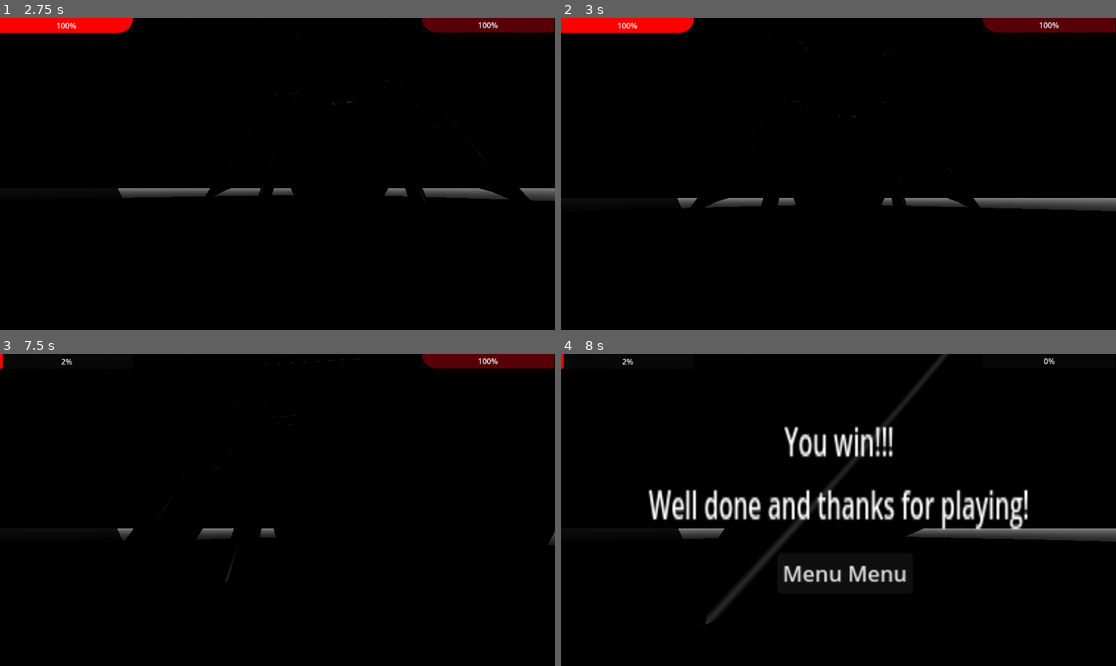
Above: before the commit, frames 1-4 (two rows, left to right).
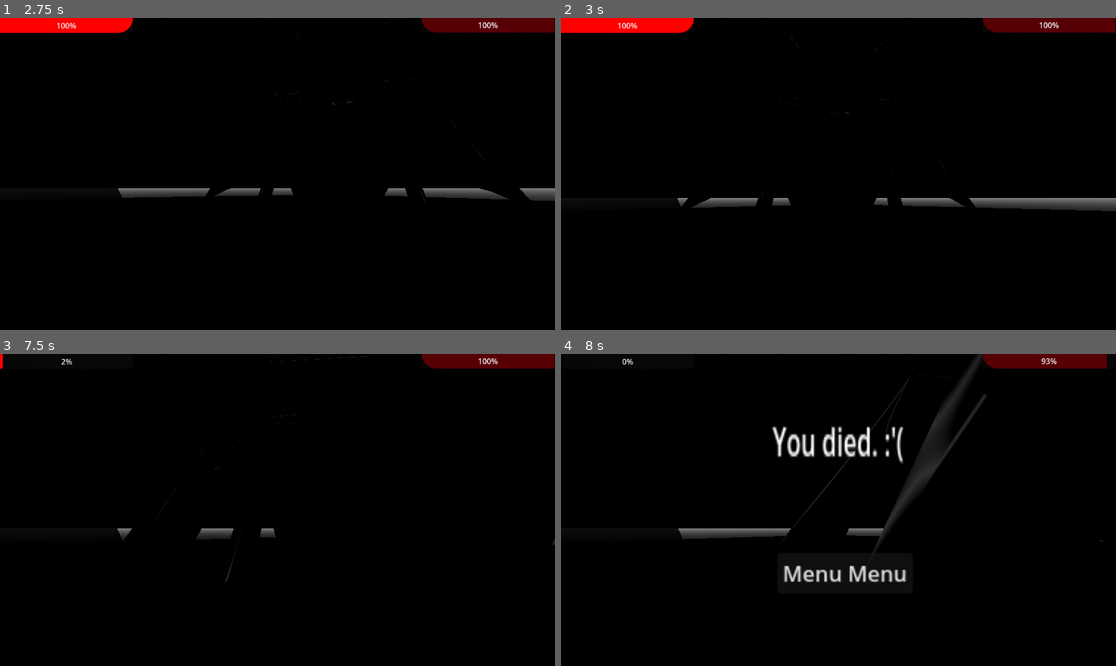
Above: after the commit, the same moments.

Repository: ruapotato/eyelander
Game: Godot game, scene res://main_menu.tscn
Two runs of this game, one before a commit and one after it. Both use one fixed random seed, a clock stepped at 60 frames per second and the inputs below. Sound files missing from this copy of the repository are replaced by a short silence.
Inputs (mouse positions are in pixels of both pictures, inside the frame that each line leads up to):
- Up to frame 1 (2.75 s): click "Play" at 0.5 s; move the mouse to (305, 174) at 1.27 s; hold W (forward) from 1.28 s (still down); right-click (305, 174) at 1.35 s; tap Space (jump) at 1.52, 2.27 s; move the mouse to (249, 174) at 2.02 s; right-click (249, 174) at 2.1 s
- Up to frame 2 (3 s): keep holding W (forward); move the mouse to (849, 167) at 2.77 s; hold Shift (sprint) from 2.78 s (still down)
- Up to frame 3 (7.5 s): right-click (288, 503) at 3.05 s; move the mouse to (271, 516) at 3.52 s; release Shift (sprint) at 3.53 s; click (271, 516) at 3.6 s; tap Space (jump) at 3.77, 4.52, 5.27, 6.77 s; right-click (271, 516) at 3.8 s; move the mouse to (316, 513) at 4.27 s; right-click (316, 513) at 4.35 s; move the mouse to (233, 506) at 5.02 s; right-click (233, 506) at 5.1 s; move the mouse to (283, 510) at 5.77 s; hold Shift (sprint) 5.78-6.53 s; right-click (283, 510) at 6.05 s; move the mouse to (255, 503) at 6.52 s; release W (forward) at 6.53 s; hold D (right) 6.53-7.28 s; click (255, 503) at 6.6 s; right-click (255, 503) at 6.8 s; move the mouse to (305, 510) at 7.27 s; hold W (forward) from 7.28 s (still down); right-click (305, 510) at 7.35 s
- Up to frame 4 (8 s): keep holding W (forward); tap Space (jump) at 7.52 s

Frame 1 is identical in both runs. In frame 2, 0.4% of the frame differs, in the area x 21-76%, y 1-66%; in frame 3, 0.1%; in frame 4, 10%, in the area x 0-100%, y 0-87%.

Commit message:
Less debug output

Diff:
--- a/boss_1.gd
+++ b/boss_1.gd
@@ -24,8 +24,8 @@
 var slam_count_down = 0
 var knockback_strength = 25
 var slam_damage = 50
-#var start_life = 1000
-var start_life = 10
+var start_life = 1000
+#var start_life = 10
 var life = start_life
 var damage_todo = 0
 var knockback = Vector3(0,0,0)
@@ -41,7 +41,7 @@
 	#set_lock_rotation_enabled(true)
 
 func slam():
-	print("SLAM")
+	#print("SLAM")
 	slam_sound.play()
 	#Effect
 	slam_effect.find_child("slam_particles").emitting = true
@@ -62,14 +62,14 @@
 			var knockback_force
 			#player.set_deferred("velocity", player.velocity + knockback_force)
 			if hit.collider.name == "shild":
-				print("shild hit")
+				#print("shild hit")
 				knockback_force = knockback_direction  * (knockback_strength * .5)
 				knockback_force.y = 2
 				player.knockback = knockback_force
 				player.damage_todo = 5
 				hit.collider.find_child("hit").play()
 			elif hit.collider.name == "player":
-				print("player hit")
+				#print("player hit")
 				knockback_force = knockback_direction * knockback_strength
 				knockback_force.y = 2
 				player.knockback = knockback_force
@@ -124,7 +124,7 @@
 			if walk_sounds_timer >= walk_sound_every:
 				walk_sound()
 				walk_sounds_timer = 0
-				print("wlak sound")
+				#print("wlak sound")
 		if action != "walking":
 			new_speed.x = lerp(new_speed.x, 0.0, .2)
 			new_speed.z = lerp(new_speed.z, 0.0, .2)
--- a/boss_1_import.tscn
+++ b/boss_1_import.tscn
@@ -64,31 +64,31 @@
 [node name="boss_2" instance=ExtResource("1_ignb7")]
 
 [node name="Skeleton3D" parent="Armature" index="0"]
-bones/0/position = Vector3(1.11893, 14.0065, -9.13724)
+bones/0/position = Vector3(1.11893, 14.0158, -9.13724)
 bones/0/rotation = Quaternion(0.736164, -0.0295269, 0.0319947, 0.675401)
-bones/1/rotation = Quaternion(-0.248952, -0.171985, -0.741423, 0.598945)
+bones/1/rotation = Quaternion(-0.248668, -0.172158, -0.741575, 0.598826)
 bones/2/rotation = Quaternion(0.438268, 0.0668664, -0.295323, 0.846306)
-bones/3/rotation = Quaternion(-0.238451, 0.188591, 0.684894, 0.66219)
+bones/3/rotation = Quaternion(-0.238154, 0.188739, 0.685057, 0.662086)
 bones/4/rotation = Quaternion(0.438265, -0.0668649, 0.295321, 0.846309)
 bones/7/rotation = Quaternion(0.194838, -0.130096, 0.0755277, 0.969231)
 bones/8/rotation = Quaternion(0.198067, 0.123456, -0.0985119, 0.96738)
-bones/12/rotation = Quaternion(0.128215, -0.573575, -0.437234, 0.680734)
+bones/12/rotation = Quaternion(0.128669, -0.574307, -0.436988, 0.680189)
 bones/12/scale = Vector3(1.15439, 1.15439, 1.15439)
 bones/13/rotation = Quaternion(0.028987, 0.199629, -0.253802, 0.945988)
 bones/13/scale = Vector3(1.00013, 1.34351, 1.00679)
-bones/14/rotation = Quaternion(0.128217, 0.573575, 0.437234, 0.680734)
+bones/14/rotation = Quaternion(0.12867, 0.574306, 0.436988, 0.68019)
 bones/14/scale = Vector3(1.15439, 1.15439, 1.15439)
 bones/15/rotation = Quaternion(0.0289858, -0.199626, 0.253803, 0.945988)
 bones/15/scale = Vector3(1.00013, 1.34351, 1.00679)
-bones/16/rotation = Quaternion(-0.0396629, -0.538412, -0.619887, 0.569456)
+bones/16/rotation = Quaternion(-0.0393142, -0.538786, -0.619844, 0.569172)
 bones/16/scale = Vector3(1.28774, 1.28774, 1.28774)
 bones/17/rotation = Quaternion(0.077453, -0.0657471, -0.209374, 0.972543)
-bones/18/rotation = Quaternion(-0.0199615, 0.539432, 0.598572, 0.591884)
+bones/18/rotation = Quaternion(-0.0196431, 0.539749, 0.598544, 0.591634)
 bones/18/scale = Vector3(1.28774, 1.28774, 1.28774)
 bones/19/rotation = Quaternion(0.0774488, 0.065749, 0.209372, 0.972544)
-bones/20/rotation = Quaternion(-0.0713269, -0.256991, -0.57634, 0.772464)
+bones/20/rotation = Quaternion(-0.0710519, -0.25729, -0.576801, 0.772046)
 bones/21/rotation = Quaternion(0.287304, -0.0634732, -0.4826, 0.824939)
-bones/22/rotation = Quaternion(-0.0806776, 0.258042, 0.608897, 0.745755)
+bones/22/rotation = Quaternion(-0.0804589, 0.258297, 0.609261, 0.745392)
 bones/23/rotation = Quaternion(0.243098, 0.00481293, 0.535462, 0.808802)
 
 [node name="AnimationTree" type="AnimationTree" parent="." index="2"]
--- a/level_1.tscn
+++ b/level_1.tscn
@@ -9,6 +9,9 @@
 [sub_resource type="PlaneMesh" id="PlaneMesh_six0t"]
 material = ExtResource("2_os8ui")
 size = Vector2(1000, 1000)
+
+[sub_resource type="ConcavePolygonShape3D" id="ConcavePolygonShape3D_7v07b"]
+data = PackedVector3Array(500, 0, 500, -500, 0, 500, 500, 0, -500, -500, 0, 500, -500, 0, -500, 500, 0, -500)
 
 [node name="Level_1" type="StaticBody3D"]
 
@@ -23,3 +26,7 @@
 [node name="MeshInstance3D" type="MeshInstance3D" parent="lava"]
 transform = Transform3D(1, 0, 0, 0, 1, 0, 0, 0, 1, 0, -25.1425, 0)
 mesh = SubResource("PlaneMesh_six0t")
+
+[node name="CollisionShape3D" type="CollisionShape3D" parent="lava"]
+transform = Transform3D(1, 0, 0, 0, 1, 0, 0, 0, 1, 0, -25.1425, 0)
+shape = SubResource("ConcavePolygonShape3D_7v07b")
--- a/native/level_1.tres
+++ b/native/level_1.tres
@@ -1,13 +1,20 @@
-[gd_resource type="StandardMaterial3D" load_steps=3 format=3 uid="uid://cyy35s0r7dk4k"]
+[gd_resource type="StandardMaterial3D" load_steps=4 format=3 uid="uid://cyy35s0r7dk4k"]
+
+[sub_resource type="Gradient" id="Gradient_udqjh"]
+offsets = PackedFloat32Array(0.041958, 0.118881, 0.181818, 0.251748, 0.321678, 0.384615, 0.433566, 0.48951, 0.538462, 0.58042, 0.643357, 0.657343, 0.713287, 0.783217, 0.839161, 0.909091, 0.93007, 0.986014)
+colors = PackedColorArray(1, 1, 1, 1, 1, 1, 1, 1, 0, 0, 0, 1, 1, 1, 1, 1, 0, 0, 0, 1, 1, 1, 1, 1, 1, 1, 1, 1, 0, 0, 0, 1, 0, 0, 0, 1, 1, 1, 1, 1, 0, 0, 0, 1, 0, 0, 0, 1, 1, 1, 1, 1, 0, 0, 0, 1, 1, 1, 1, 1, 0, 0, 0, 1, 0, 0, 0, 1, 1, 1, 1, 1)
 
 [sub_resource type="FastNoiseLite" id="FastNoiseLite_w73wu"]
-frequency = 0.0989
+noise_type = 2
+seed = 50
+frequency = 0.004
 fractal_type = 3
-fractal_gain = -0.185
+fractal_octaves = 1
 
 [sub_resource type="NoiseTexture2D" id="NoiseTexture2D_52v7u"]
 width = 1120
 height = 1120
+color_ramp = SubResource("Gradient_udqjh")
 noise = SubResource("FastNoiseLite_w73wu")
 
 [resource]
--- a/player.gd
+++ b/player.gd
@@ -124,7 +124,7 @@
 		if walk_sounds_timer >= walk_sound_every:
 			walk_sound()
 			walk_sounds_timer = 0
-			print("wlak sound")
+			#print("wlak sound")
 		var input_dir = Input.get_vector("left", "right", "forward", "backward")
 		var direction = (piv.transform.basis * Vector3(input_dir.x, 0, input_dir.y)).normalized()
 		var speed = SPEED
@@ -187,7 +187,7 @@
 	if boss_1_life != boss_1.life:
 		boss_1_life =  boss_1.life
 		gui.find_child("BOSS_1_LIFE").value = (boss_1.life/boss_1.start_life) * 100
-		print("set boss life")
+		#print("set boss life")
 
 	if life < 100:
 		life += delta * life_gen
--- a/sword.gd
+++ b/sword.gd
@@ -43,7 +43,7 @@
 			var knockback_direction = global_position.direction_to(body.global_position)
 			var knockback_force
 			#player.set_deferred("velocity", player.velocity + knockback_force)
-			print("boss hit")
+			#print("boss hit")
 			knockback_force = knockback_direction * knockback_strength
 			knockback_force.y = 5
 			body.get_parent().knockback = knockback_force
Binary file changed: import/boss_1.glb
Not shown: 1 places in level_1.tscn that only renumber resources
Not shown, changed: boss_1_v6.blend
Not shown, changed: boss_1_v6.blend1
